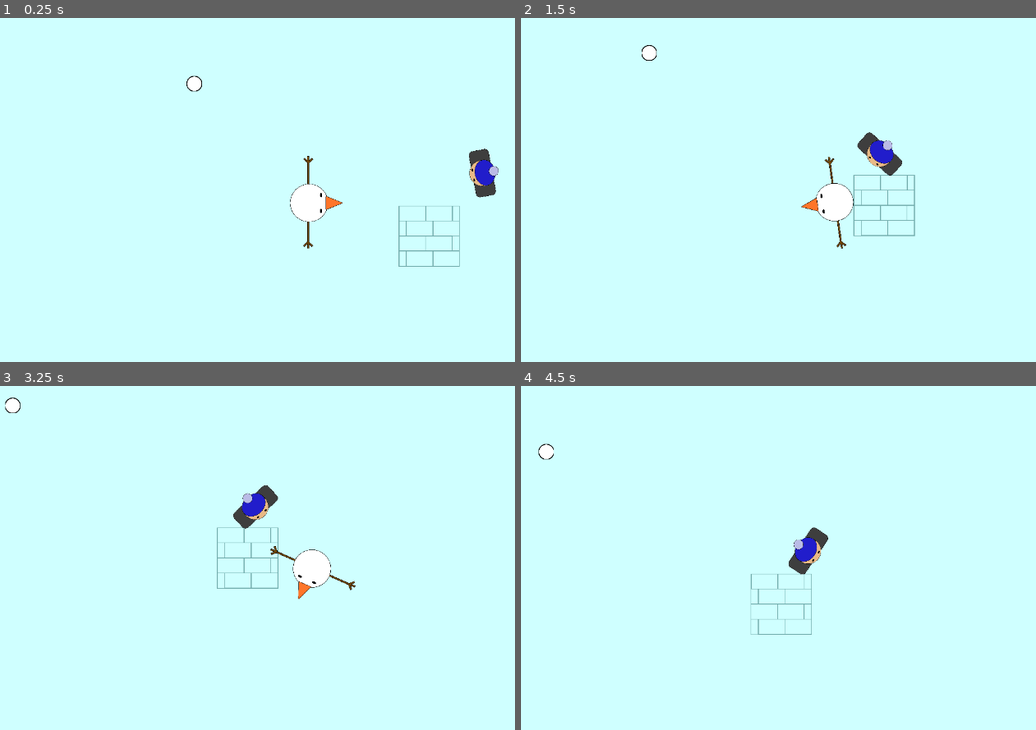
Above: before the commit, frames 1-4 (two rows, left to right).
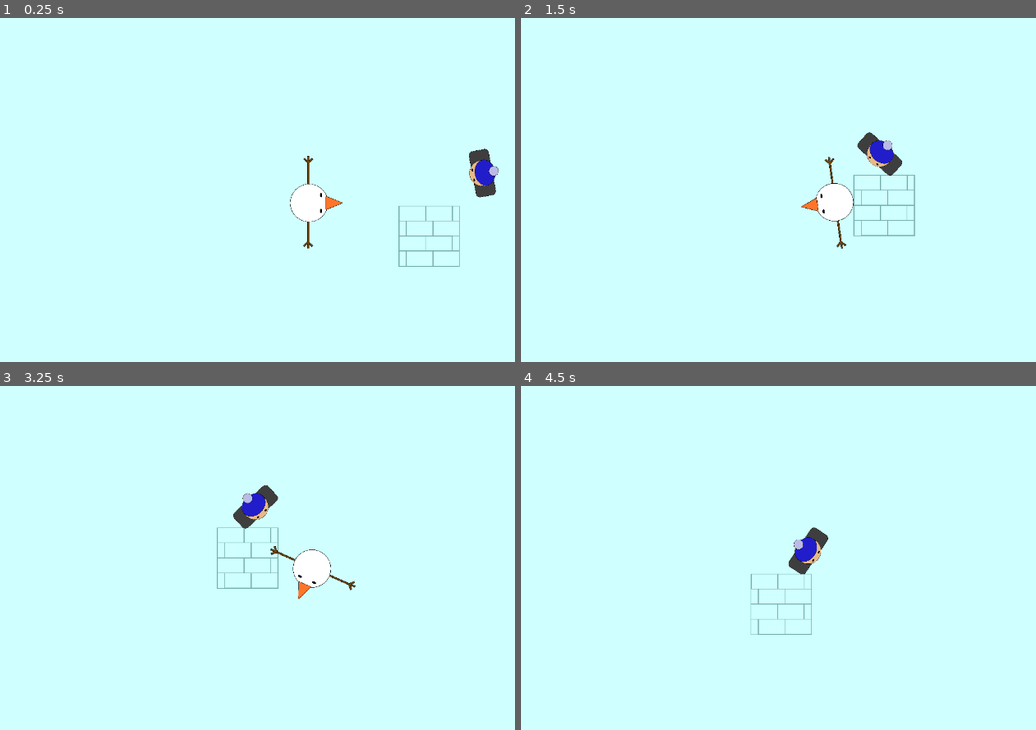
Above: after the commit, the same moments.

Repository: jesspancakes/topdownshooter
Game: Godot game, scene res://scenes/world.tscn
Same seed, same stepped clock (60 frames per second), same inputs: the game is played once before the commit and once after it.
Inputs (mouse positions are in pixels of both pictures, inside the frame that each line leads up to):
- Up to frame 1 (0.25 s): no input
- Up to frame 2 (1.5 s): move the mouse to (979, 183) at 0.52 s; hold D (move_right) 0.53-1.28 s; click (979, 183) at 0.6 s; move the mouse to (701, 220) at 1.27 s; hold S (move_down) from 1.28 s (still down); click (701, 220) at 1.35 s
- Up to frame 3 (3.25 s): move the mouse to (375, 489) at 2.02 s; release S (move_down) at 2.03 s; hold D (move_right) 2.03-2.78 s; click (375, 489) at 2.1 s; move the mouse to (278, 644) at 2.77 s; hold W (move_up) from 2.78 s (still down); click (278, 644) at 2.85 s
- Up to frame 4 (4.5 s): move the mouse to (1030, 626) at 3.52 s; release W (move_up) at 3.53 s; hold A (move_left) from 3.53 s (still down); click (1030, 626) at 3.6 s; tap Enter at 4.25 s; move the mouse to (634, 516) at 4.27 s; click (634, 516) at 4.35 s

The runs differ from the first frame. In frame 1, 0.1% of the frame differs, in the area x 36-40%, y 16-22%; in frame 2, 0.1%; in frame 3, 0.1%; in frame 4, 0.1%, in the area x 3-7%, y 16-22%.

Commit message:
snowball stuff

Diff:
--- a/scenes/snowball.tscn
+++ b/scenes/snowball.tscn
@@ -1,11 +1,13 @@
-[gd_scene load_steps=3 format=3 uid="uid://dlxtqi1jy4vat"]
+[gd_scene load_steps=4 format=3 uid="uid://dlxtqi1jy4vat"]
 
+[ext_resource type="Script" path="res://scripts/snowball.gd" id="1_ei30q"]
 [ext_resource type="Texture2D" uid="uid://8v548mnnwc32" path="res://assets/snowball2.png" id="1_ixfuw"]
 
 [sub_resource type="CircleShape2D" id="CircleShape2D_pcurj"]
 radius = 14.0357
 
 [node name="Snowball" type="Area2D"]
+script = ExtResource("1_ei30q")
 
 [node name="Sprite2D" type="Sprite2D" parent="."]
 scale = Vector2(0.327778, 0.327778)
@@ -13,3 +15,9 @@
 
 [node name="CollisionShape2D" type="CollisionShape2D" parent="."]
 shape = SubResource("CircleShape2D_pcurj")
+
+[node name="VisibleOnScreenNotifier2D" type="VisibleOnScreenNotifier2D" parent="."]
+position = Vector2(-39, 0)
+scale = Vector2(0.6, 1)
+
+[connection signal="screen_exited" from="VisibleOnScreenNotifier2D" to="." method="_on_visible_on_screen_notifier_2d_screen_exited"]
